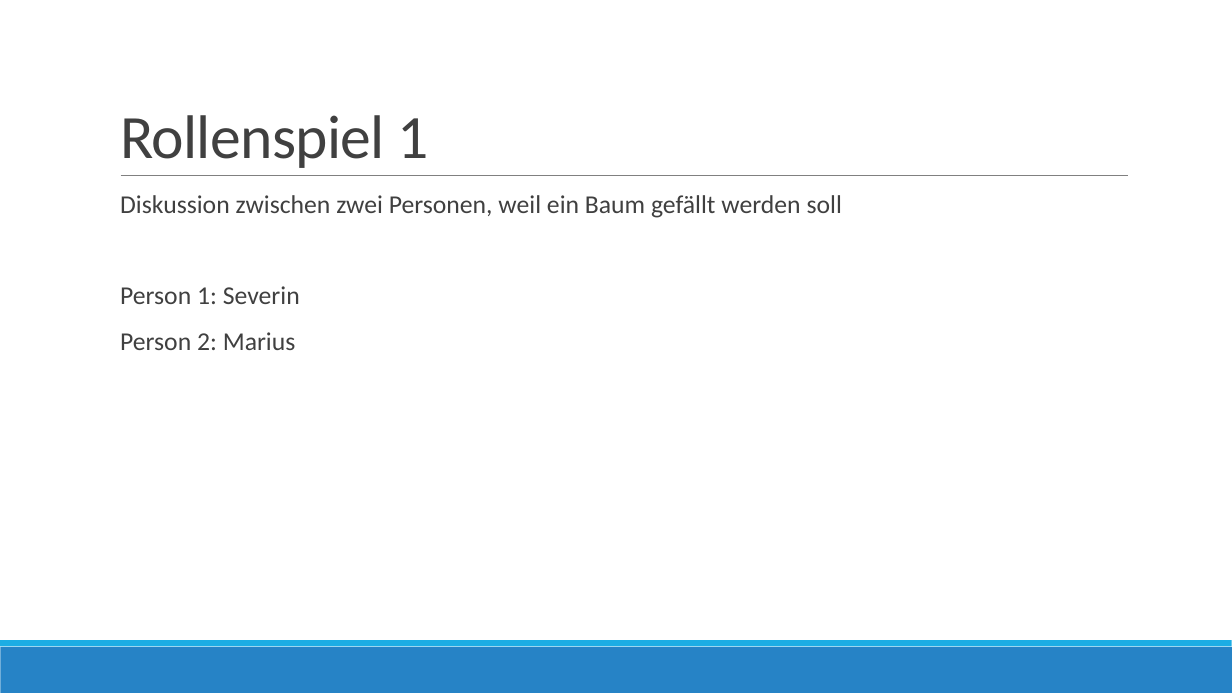
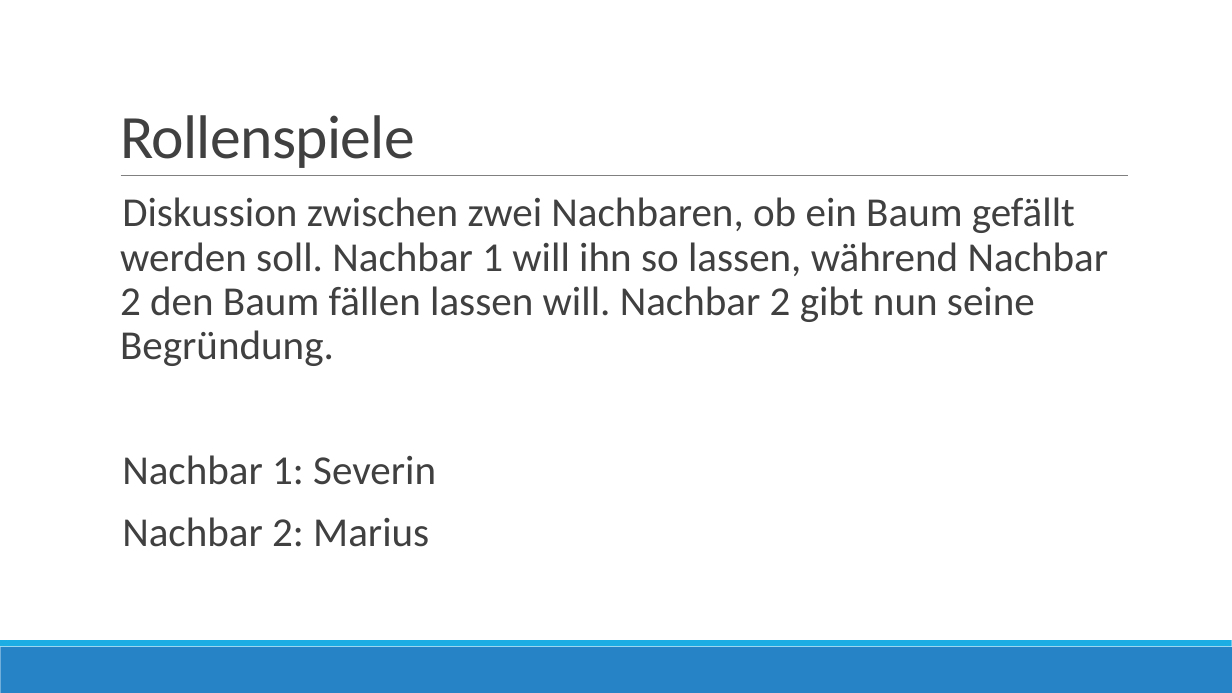
Before and after one commit to severinkaderli/BZG3101-KOMM1D, a slide deck: slide 11 of Aktives Zuhören - Präsentation.pptx. Drawn at 1232x693 pixels with LibreOffice and Linux fonts; fonts in the diff are those of the drawing. Boxes give left, top, right and bottom in pixels: in the first picture for what was removed or moved away, otherwise in the second. Text is boxed around its words. In the diff, an @@ line names an element or a change of style, - is before the commit and + after.

Commit message:
More work on presentation

```diff
--- a/Aktives Zuhören - Präsentation.pptx
+++ b/Aktives Zuhören - Präsentation.pptx
@@ title at [120,115,415,168]: text changed @@
-Rollenspiel 1
+Rollenspiele
@@ text at [120,197,1109,547]: text changed; size 20 to 32 pt @@
-  Diskussion zwischen zwei Personen, weil ein Baum gefällt werden soll
-  Person 1: Severin
-  Person 2: Marius
+  Diskussion zwischen zwei Nachbaren, ob ein Baum gefällt werden soll. Nachbar 1 will ihn so lassen, während Nachbar 2 den Baum fällen lassen will. Nachbar 2 gibt nun seine Begründung.
+  Nachbar 1: Severin
+  Nachbar 2: Marius
```
Also in this commit, not shown: 6 other slides changed, 1 slide added, 1 slide removed.
